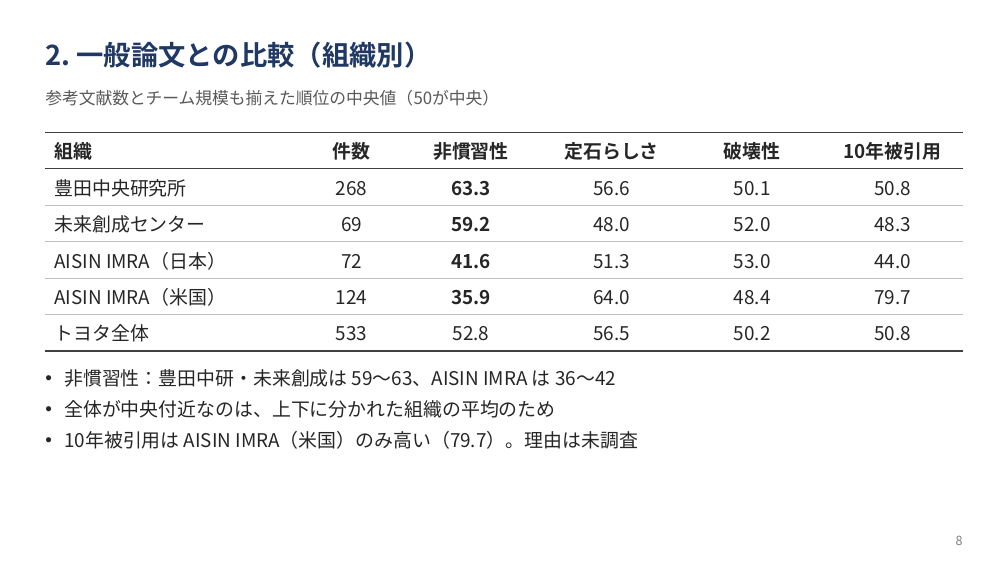
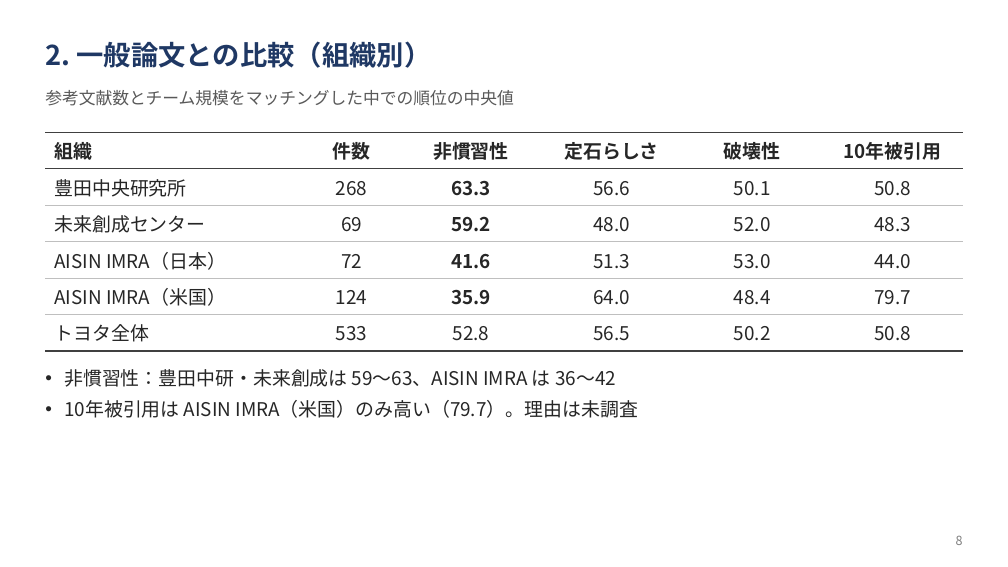
Before and after one commit to ryosuke0828/sci-sci-toyota, a slide deck: slide 8 of docs/slides/toyota_novelty_progress.pptx. Drawn at 1008x567 pixels with LibreOffice and Linux fonts; fonts in the diff are those of the drawing. Boxes give left, top, right and bottom in pixels: in the first picture for what was removed or moved away, otherwise in the second. Text is boxed around its words. In the diff, an @@ line names an element or a change of style, - is before the commit and + after.

```diff
--- a/docs/slides/toyota_novelty_progress.pptx
+++ b/docs/slides/toyota_novelty_progress.pptx
@@ text at bbox=[45, 90, 514, 106]: text changed @@
-参考文献数とチーム規模も揃えた順位の中央値（50が中央）
+参考文献数とチーム規模をマッチングした中での順位の中央値
@@ text at bbox=[64, 400, 555, 418]: paragraph removed @@
-• 全体が中央付近なのは、上下に分かれた組織の平均のため
```
Also in this commit, not shown: 13 other slides changed, 2 slides added.
